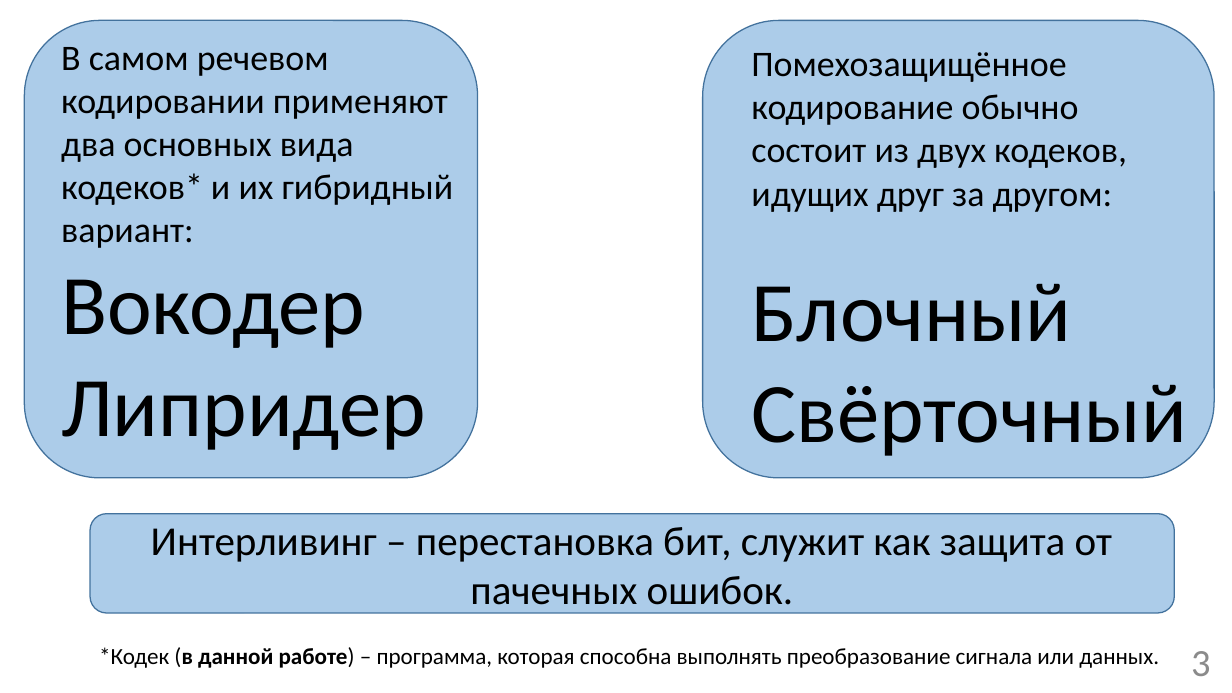
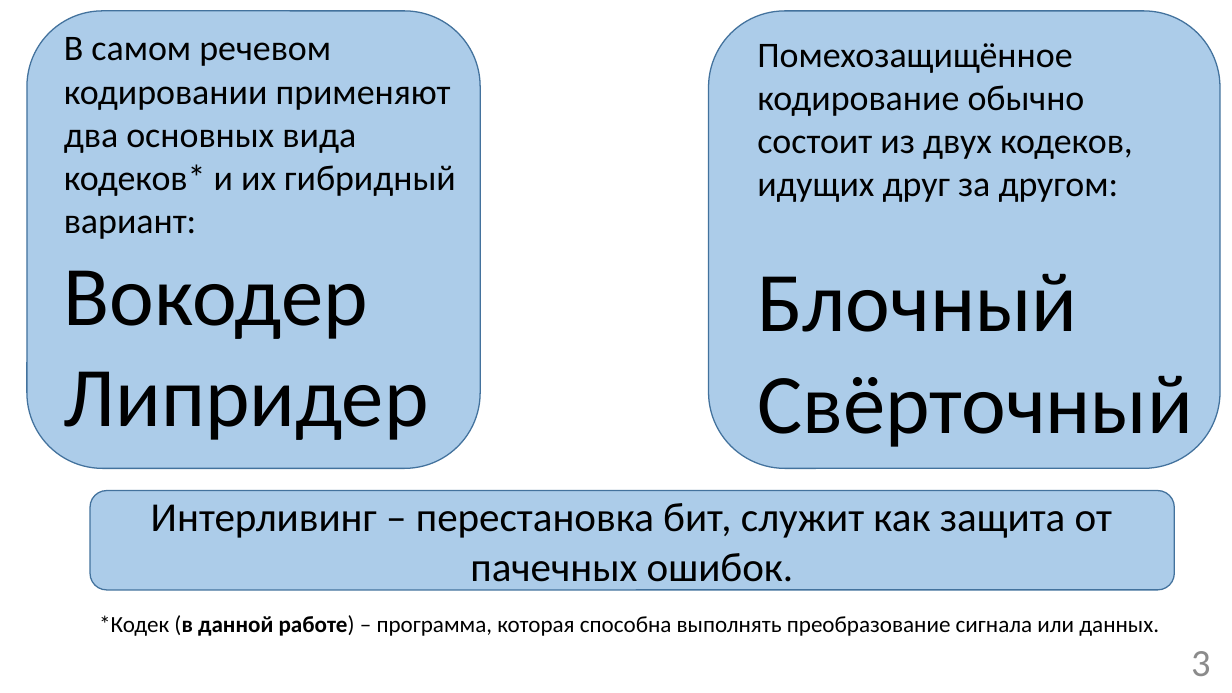
Before and after one commit to mrAdiy/rmsc_bak, a slide deck: slide 3 of Презентация бакалаврской SPEECH.pptx. Drawn at 1232x693 pixels with LibreOffice and Linux fonts; fonts in the diff are those of the drawing. Boxes give left, top, right and bottom in pixels: in the first picture for what was removed or moved away, otherwise in the second. Text is boxed around its words. In the diff, an @@ line names an element or a change of style, - is before the commit and + after.

```diff
--- a/Презентация бакалаврской SPEECH.pptx
+++ b/Презентация бакалаврской SPEECH.pptx
@@ 2 texts, 2 rounded rectangles: place and size @@
-2 texts, 2 rounded rectangles at (24, 20, 1214, 478)
+2 texts, 2 rounded rectangles at (27, 11, 1221, 469)
@@ rounded rectangle "Интерливинг – перестановка бит, служит ...": place and size @@
-rounded rectangle "Интерливинг – перестановка бит, служит ..." at (90, 514, 1174, 614)
+rounded rectangle "Интерливинг – перестановка бит, служит ..." at (90, 491, 1174, 591)
@@ text "*Кодек (в данной работе) – ...": place and size @@
-text "*Кодек (в данной работе) – ..." at (99, 647, 1159, 668)
+text "*Кодек (в данной работе) – ..." at (99, 615, 1159, 636)
```
Also in this commit, not shown: 7 other slides changed, 4 slides added, 8 slides removed, 1 other file.
